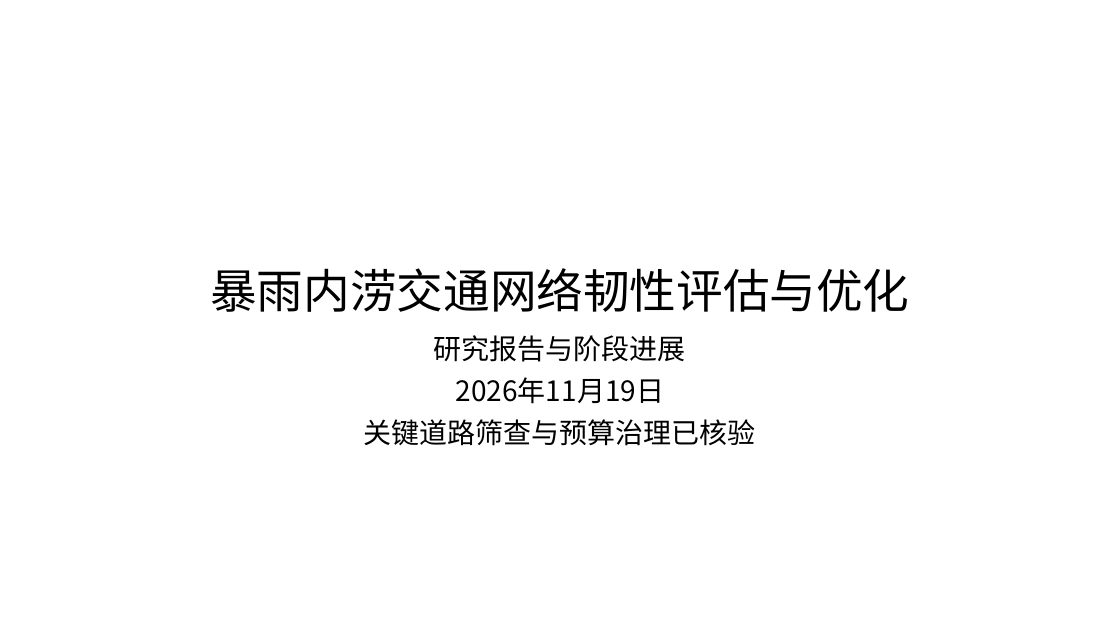
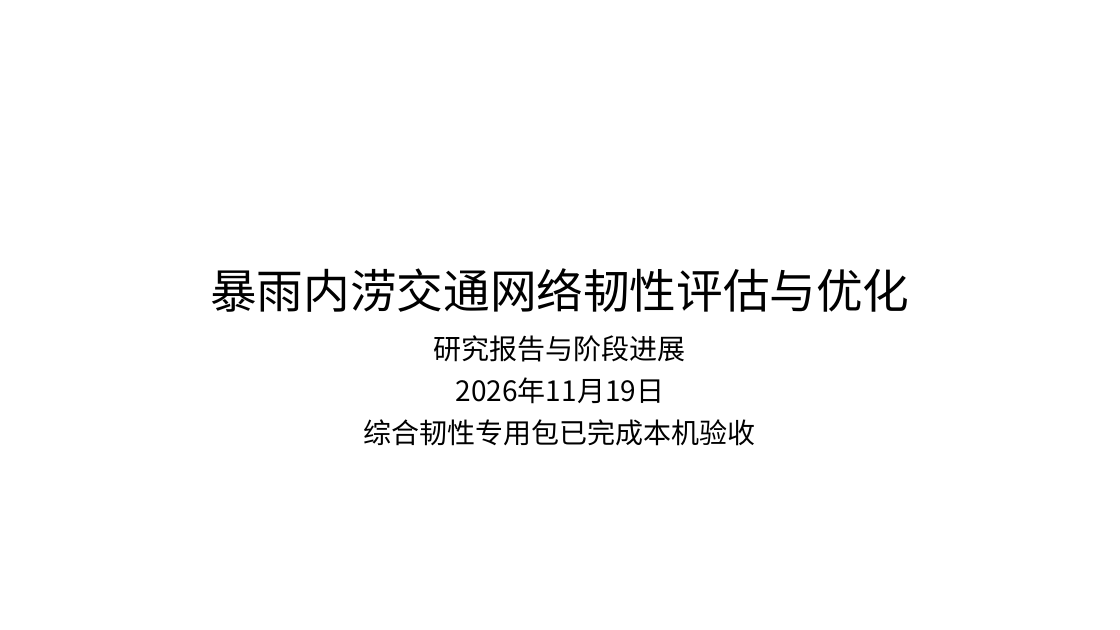
Before and after one commit to zhzhzh666/jiaotong, a slide deck: slide 1 of docs/deliverables/开题与阶段进展汇报.pptx. Drawn at 1120x630 pixels with LibreOffice and Linux fonts; fonts in the diff are those of the drawing. Boxes give left, top, right and bottom in pixels: in the first picture for what was removed or moved away, otherwise in the second. Text is boxed around its words. In the diff, an @@ line names an element or a change of style, - is before the commit and + after.

```diff
--- a/docs/deliverables/开题与阶段进展汇报.pptx
+++ b/docs/deliverables/开题与阶段进展汇报.pptx
@@ subtitle at bbox=[364, 419, 756, 446]: text changed @@
-关键道路筛查与预算治理已核验
+综合韧性专用包已完成本机验收
```
Also in this commit, not shown: 7 other slides changed, 4 slides added, 31 other files.
